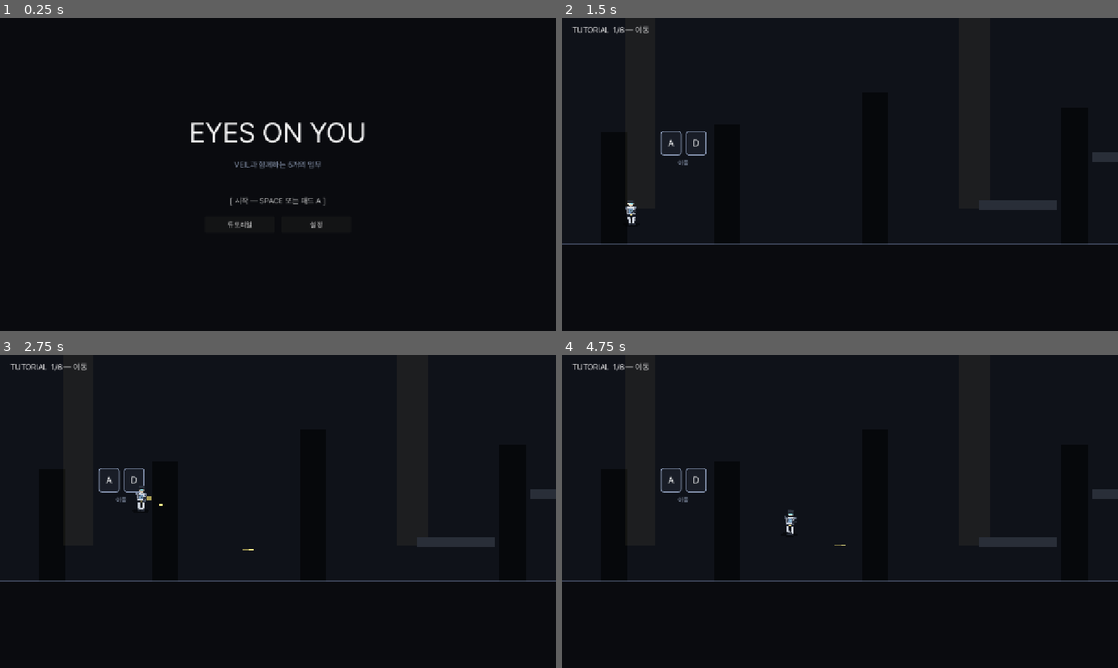
Above: before the commit, frames 1-4 (two rows, left to right).
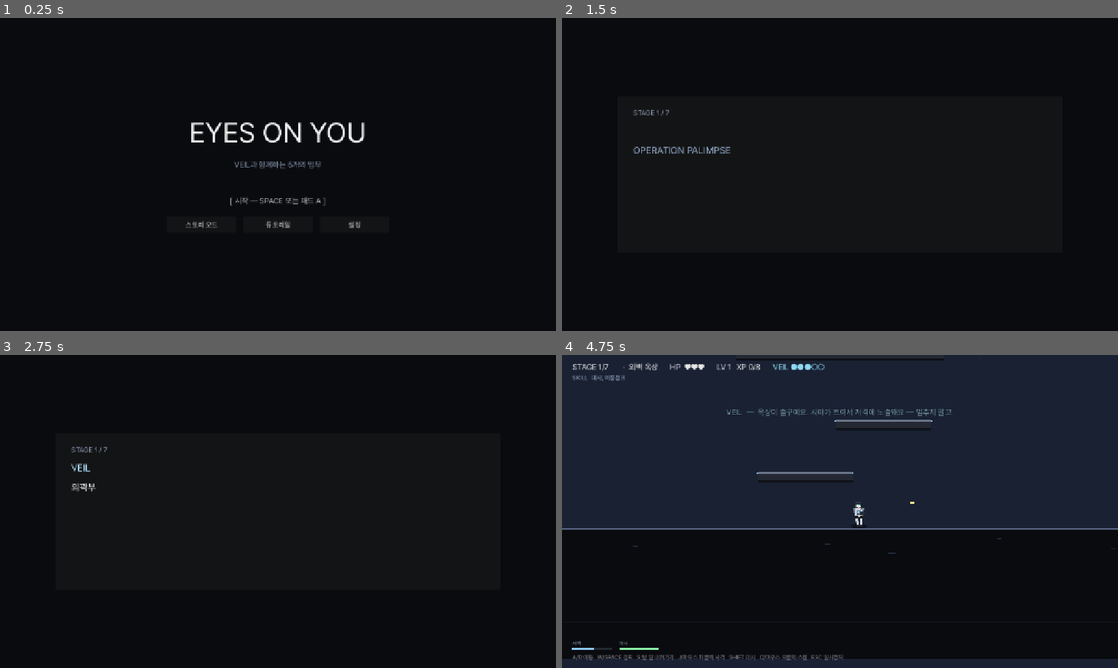
Above: after the commit, the same moments.

Repository: soomin007/EyesOnYou
Game: Godot game, scene res://scenes/main.tscn
The game is run twice, just before and just after one commit, with the same random seed, the same clock (stepped at 60 frames per second) and the same inputs.
Inputs (mouse positions are in pixels of both pictures, inside the frame that each line leads up to):
- Up to frame 1 (0.25 s): no input
- Up to frame 2 (1.5 s): click (762, 224) at 0.5 s, where only the run after the commit has a clickable "스토리 모드"; click (801, 224) at 1.25 s, where only the run before the commit has a clickable "튜토리얼"
- Up to frame 3 (2.75 s): tap Enter (ui_skip) at 2 s; move the mouse to (400, 495) at 2.02 s; press the mouse at (400, 495) at 2.03 s; hold D (move_right) from 2.03 s (still down); tap W (jump) at 2.27, 2.3, 2.57 s
- Up to frame 4 (4.75 s): move the mouse to (728, 527) at 2.77 s; release the mouse at (728, 527) at 2.78 s; tap W (jump) at 2.85, 3.02, 3.32, 3.8, 4.52 s; click (728, 527) at 3.05 s; move the mouse to (895, 442) at 3.52 s; release D (move_right) at 3.53 s; press the mouse at (895, 442) at 3.53 s; hold A (move_left) 3.53-4.28 s; move the mouse to (812, 574) at 4.27 s; release the mouse at (812, 574) at 4.28 s; hold D (move_right) from 4.28 s (still down); tap Shift (dash) at 4.35 s; click (812, 574) at 4.55 s

The runs differ from the first frame. In frame 1, 0.3% of the frame differs, in the area x 33-65%, y 64-68%; in frame 2, 1.7%; in frame 3, 1.6%; in frame 4, 53%, in the area x 0-100%, y 0-100%.

Commit message:
fix(input): 인게임 패드 동작 + Title 패드 네비
- 기존 v2 settings.cfg가 InputMap을 키/마우스만 다시 등록해 project.godot의
  패드 이벤트를 지우던 버그. SETTINGS_VERSION을 3으로 올려 구 cfg는
  input 섹션을 무시하고 project.godot 기본값을 유지하도록.
- Title — 첫 방향 입력(ui_left/right/up/down 또는 move_*) 시 StoryButton에
  포커스를 잡아 D-Pad/스틱으로 튜토리얼/설정 사이를 이동, A로 활성화.
  포커스 전에는 기존처럼 SPACE/A로 normal-mode 즉시 시작.

Co-Authored-By: Claude Opus 4.7 (1M context) <noreply@anthropic.com>

Diff:
--- a/scenes/title.tscn
+++ b/scenes/title.tscn
@@ -49,6 +49,11 @@
 alignment = 1
 theme_override_constants/separation = 16
 
+[node name="StoryButton" type="Button" parent="Center/V/Buttons"]
+custom_minimum_size = Vector2(160, 38)
+text = "스토리 모드"
+theme_override_font_sizes/font_size = 16
+
 [node name="TutorialButton" type="Button" parent="Center/V/Buttons"]
 custom_minimum_size = Vector2(160, 38)
 text = "튜토리얼"
--- a/scripts/BossSentinel.gd
+++ b/scripts/BossSentinel.gd
@@ -15,6 +15,8 @@
 const HP_PHASE2: int = 16  # 이 값 이하 들어오면 P2
 const HP_PHASE3: int = 8   # 이 값 이하 들어오면 P3
 const HP_SELF_DESTRUCT: int = 1  # 이 값 이하 시 자폭 카운트다운 시작
+# 스토리 모드 — P2/P3 스킵, 자폭 트리거까지 짧게.
+const HP_MAX_STORY: int = 8
 const PHASE_FREEZE_DURATION: float = 1.2  # 페이즈 전환 시 정지 + 무적 시간
 
 const SELF_DESTRUCT_TIME: float = 3.6
--- a/scripts/GameState.gd
+++ b/scripts/GameState.gd
@@ -33,6 +33,12 @@
 var tutorial_done: bool = false
 var master_volume: float = 1.0
 var sfx_volume: float = 1.0
+
+# 스토리 모드 — 키보드/패드 조작이 어려운 사람을 위한 간략화 모드.
+# 체력 무제한 / 드론 배제 / 보스 P1만 / 스테이지·맵 수 축소.
+# Title의 "스토리 모드" 버튼으로만 켜지고, ending에서 reset() 시 꺼진다.
+var story_mode: bool = false
+const STORY_TOTAL_STAGES: int = 5
 
 # 디버그 연습장 모드 — Settings에서 진입. 영속화하지 않음.
 var playground_active: bool = false
@@ -69,6 +75,7 @@
 	player_hp = 3
 	player_xp = 0
 	player_level = 1
+	story_mode = false
 
 # 튜토리얼 종료 후 본편 시작 시 호출. 진행/스킬/XP 모두 초기화 — 튜토리얼은
 # 연습용이라 본편에 영향 없음. VEIL이 "잠깐 빌려드려요" 멘트로 명시.
@@ -215,6 +222,9 @@
 				player_hp = min(player_hp + 1, player_max_hp)
 
 func damage_player(amount: int) -> void:
+	# 스토리 모드는 체력 무제한 — 피격 자체를 무시. (Player.take_hit의 invuln 등은 그대로 동작)
+	if story_mode:
+		return
 	player_hp = max(0, player_hp - amount)
 
 func heal_player(amount: int) -> void:
@@ -238,8 +248,11 @@
 	# regen은 획득 시점에 max_hp +1 효과만 — 매 stage HP 풀 회복이라 heal_player 불필요
 	return leveled
 
+func effective_total_stages() -> int:
+	return STORY_TOTAL_STAGES if story_mode else TOTAL_STAGES
+
 func is_final_stage_done() -> bool:
-	return current_stage >= TOTAL_STAGES
+	return current_stage >= effective_total_stages()
 
 func mark_enemy_seen(id: String) -> bool:
 	if id == "" or id in seen_enemies:
@@ -249,11 +262,12 @@
 	return true
 
 # --- 설정 영속화 ---
-# v1 (구): input.<action> = [physical_keycode, ...]  — 키보드 전용
-# v2 (현): input.<action> = [{type, code/button}, ...]  — 키보드+마우스
-# v1 cfg 로드 시 input 섹션은 무시(스키마 호환 안 됨), 다음 저장에서 v2로 전환
-
-const SETTINGS_VERSION: int = 2
+# v1: input.<action> = [physical_keycode, ...]  — 키보드 전용
+# v2: input.<action> = [{type, code/button}, ...]  — 키보드+마우스
+# v3 (현): v2 + joy_button/joy_motion 타입 — 게임패드 매핑 보존
+# 구 버전 cfg 로드 시 input 섹션은 무시 (project.godot 기본값 유지), 다음 저장에서 v3로 전환
+
+const SETTINGS_VERSION: int = 3
 
 func load_settings() -> void:
 	var cf := ConfigFile.new()
--- a/scripts/Stage.gd
+++ b/scripts/Stage.gd
@@ -1820,6 +1820,9 @@
 	var kind_map: Dictionary = {"patrol": 0, "sniper": 1, "drone": 2, "bomber": 3, "shield": 4}
 	var mult: float = GameState.enemy_count_multiplier()
 	for kind_name in enemies.keys():
+		# 스토리 모드 — 드론은 위에서 떨어지는 폭격이라 패턴 인지가 어렵다. 통째로 스킵.
+		if GameState.story_mode and str(kind_name) == "drone":
+			continue
 		var positions: Array = enemies[kind_name]
 		if positions.is_empty():
 			continue
--- a/scripts/Title.gd
+++ b/scripts/Title.gd
@@ -2,11 +2,15 @@
 
 @onready var title_label: Label = $Center/V/Title
 @onready var hint_label: Label = $Center/V/Hint
+@onready var story_button: Button = $Center/V/Buttons/StoryButton
 @onready var tutorial_button: Button = $Center/V/Buttons/TutorialButton
 @onready var settings_button: Button = $Center/V/Buttons/SettingsButton
 
 var blink_t: float = 0.0
 var settings_overlay: Control = null
+# 첫 방향 입력 들어오면 버튼에 포커스를 잡는다. 그 전엔 SPACE/A가 그냥 normal-mode 시작.
+# 이렇게 분기해야 마우스/키보드 사용자 흐름(누르면 시작)과 패드 네비 흐름이 충돌하지 않는다.
+var focus_initialized: bool = false
 
 func _ready() -> void:
 	GameState.reset()
@@ -16,6 +20,7 @@
 	GameState.save_settings()
 	title_label.text = "EYES ON YOU"
 	hint_label.text = "[ 시작 — SPACE 또는 패드 A ]"
+	story_button.pressed.connect(_on_story_pressed)
 	tutorial_button.pressed.connect(_on_tutorial_pressed)
 	settings_button.pressed.connect(_on_settings_pressed)
 
@@ -26,12 +31,30 @@
 func _unhandled_input(event: InputEvent) -> void:
 	if settings_overlay != null:
 		return
-	if event.is_action_pressed("ui_skip") or event.is_action_pressed("jump") or event.is_action_pressed("attack"):
-		SceneRouter.start_after_title(get_tree())
+	# 첫 방향 입력 — 버튼 포커스 시작. 이후엔 패드 D-Pad/스틱으로 버튼 사이를 이동하고
+	# A/Space로 활성화한다. 포커스 잡힌 뒤 implicit-start은 ui_accept이 버튼을 누름.
+	if not focus_initialized:
+		var is_dir: bool = event.is_action_pressed("ui_left") or event.is_action_pressed("ui_right") \
+			or event.is_action_pressed("ui_up") or event.is_action_pressed("ui_down") \
+			or event.is_action_pressed("move_left") or event.is_action_pressed("move_right") \
+			or event.is_action_pressed("move_down")
+		if is_dir:
+			focus_initialized = true
+			if story_button != null:
+				story_button.grab_focus()
+			return
+		if event.is_action_pressed("ui_skip") or event.is_action_pressed("jump") or event.is_action_pressed("attack"):
+			SceneRouter.start_after_title(get_tree())
 
 func _on_tutorial_pressed() -> void:
 	# 튜토리얼은 언제든 다시 진입 가능
 	get_tree().change_scene_to_file(SceneRouter.TUTORIAL)
+
+func _on_story_pressed() -> void:
+	# 간략화된 스토리 — 체력 무제한, 드론 없음, 보스 단일 페이즈, 5스테이지.
+	# 튜토리얼 건너뛰고 바로 첫 브리핑으로.
+	GameState.story_mode = true
+	get_tree().change_scene_to_file(SceneRouter.BRIEFING)
 
 func _on_settings_pressed() -> void:
 	if settings_overlay != null:
